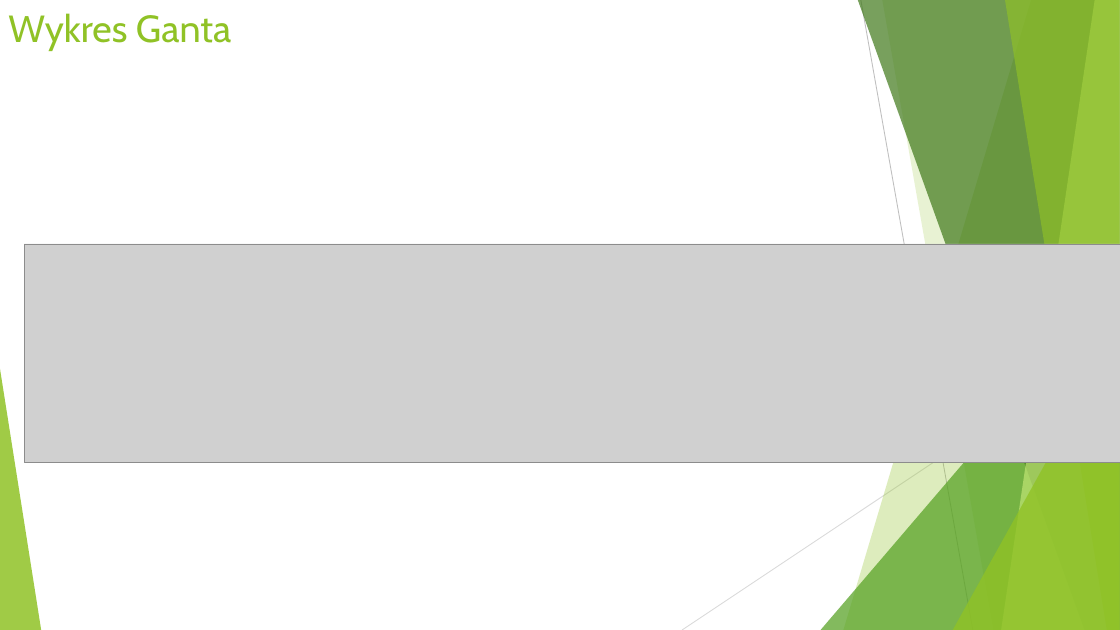
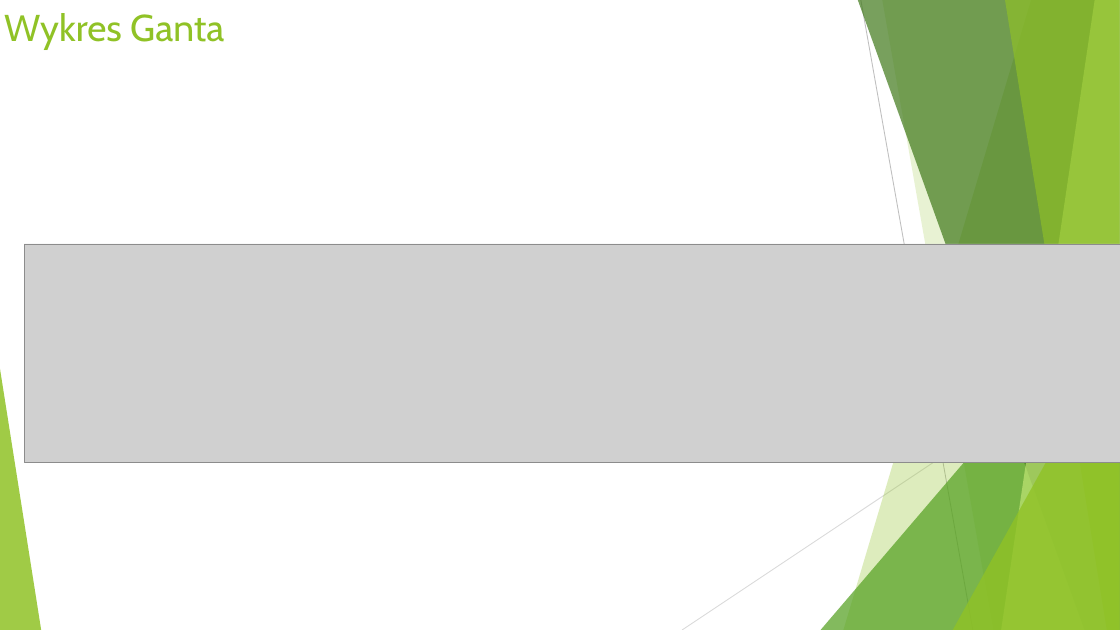
Before and after one commit to rprusak/drzewpol, a slide deck: slide 12 of Drzewpol.pptx. Drawn at 1120x630 pixels with LibreOffice and Linux fonts; fonts in the diff are those of the drawing; grey boxes stand for pictures. Boxes give left, top, right and bottom in pixels: in the first picture for what was removed or moved away, otherwise in the second. Text is boxed around its words. In the diff, an @@ line names an element or a change of style, - is before the commit and + after.

```diff
--- a/Drzewpol.pptx
+++ b/Drzewpol.pptx
@@ title "Wykres Ganta" at bbox=[4, 13, 224, 49]: size 32.4 to 32 pt @@
```
Also in this commit, not shown: 12 other slides changed.
